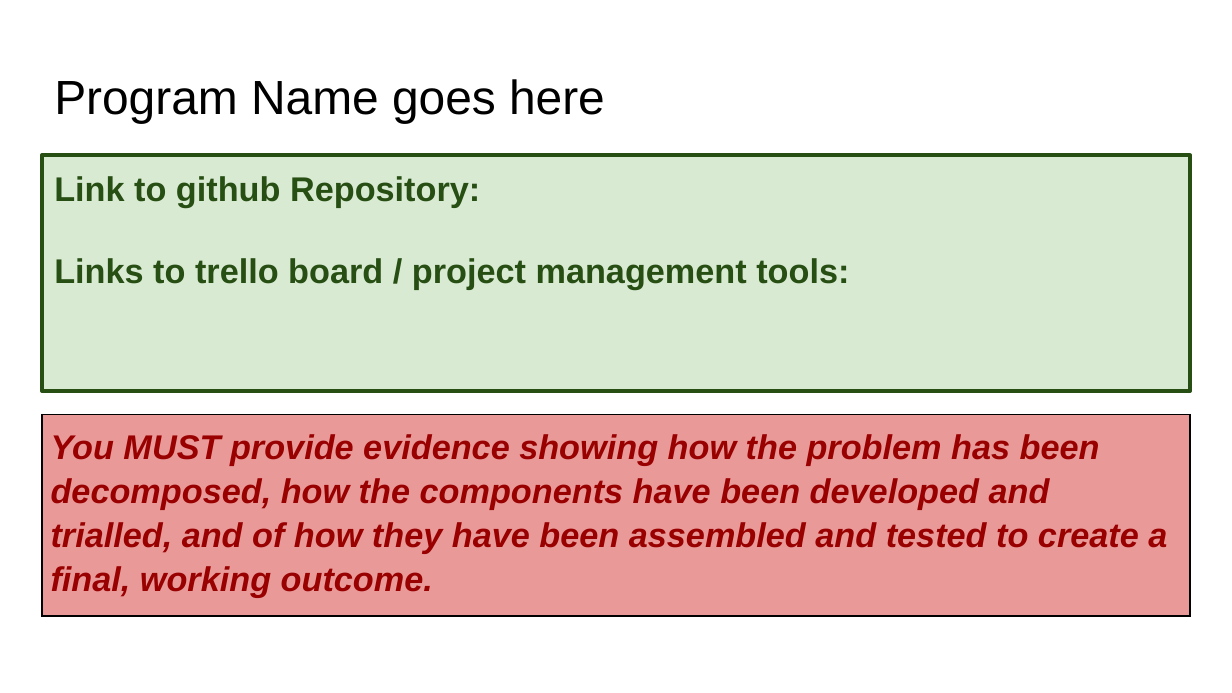
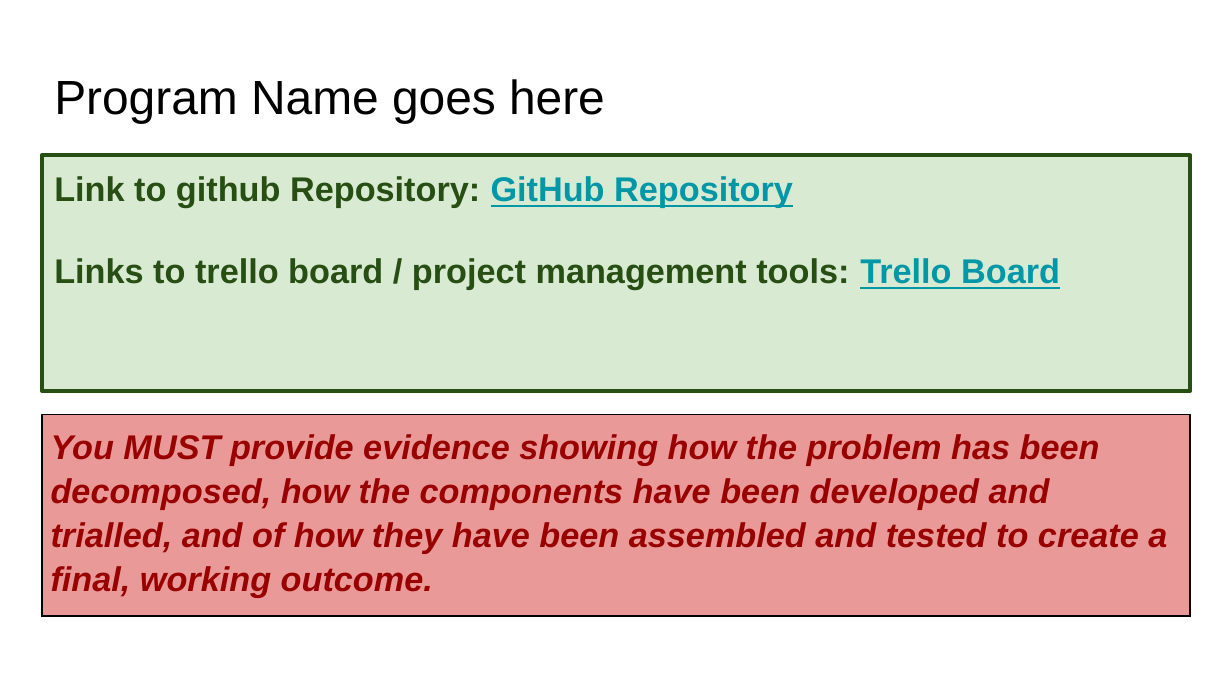
Before and after one commit to NoelChettiar/Pizza_Bot, a slide deck: slide 1 of 022_91893+_+91897+Documentation.pptx. Drawn at 1232x693 pixels with LibreOffice and Linux fonts; fonts in the diff are those of the drawing. Boxes give left, top, right and bottom in pixels: in the first picture for what was removed or moved away, otherwise in the second. Text is boxed around its words. In the diff, an @@ line names an element or a change of style, - is before the commit and + after.

```diff
--- a/022_91893+_+91897+Documentation.pptx
+++ b/022_91893+_+91897+Documentation.pptx
@@ text at bbox=[54, 176, 1060, 290]: text changed @@
-Link to github Repository:
-Links to trello board / project management tools:
+Link to github Repository: GitHub Repository
+Links to trello board / project management tools: Trello Board
```
Also in this commit, not shown: 1 other slide changed, 1 slide added, 1 slide removed, 2 other files.
